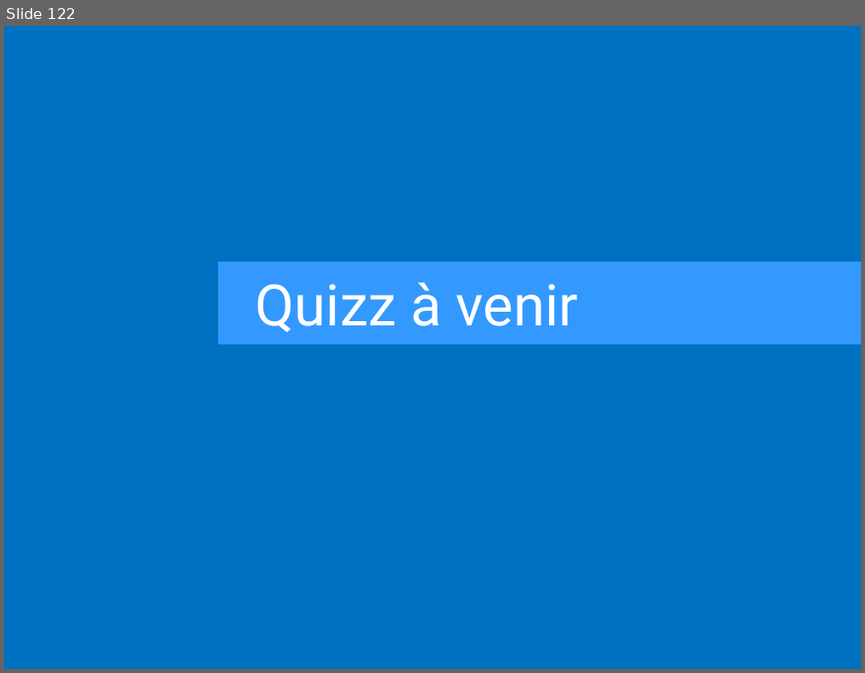
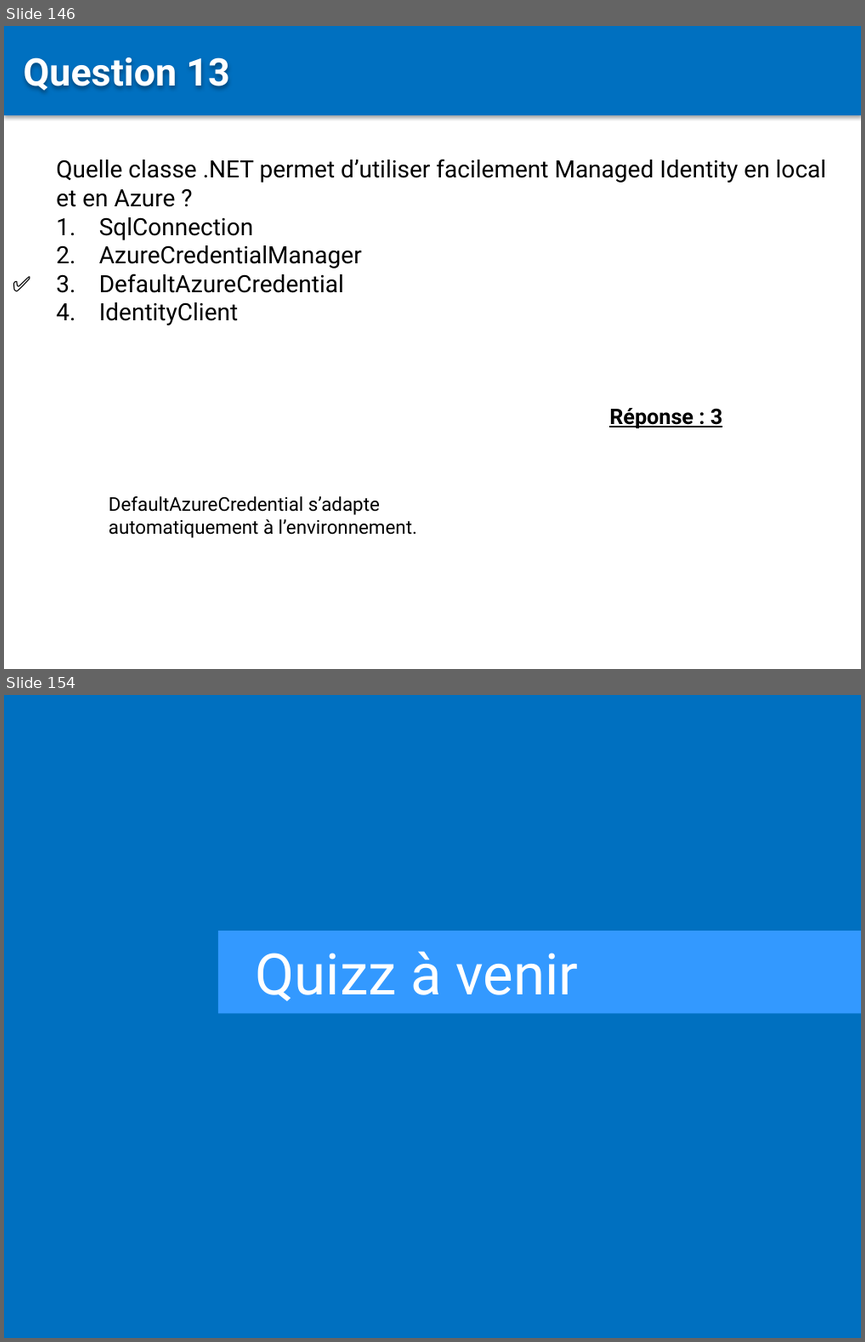
Before and after one commit to Sybaris-Classroom/az-204, a slide deck: Quiz/Quiz.pptx. Shown one above the other, each under a label of ours: slide 122 before the commit, slides 146 and 154 after it; the slides between them are not shown. The pictures are 865x673 and 865x1342 pixels, drawn with LibreOffice and Linux fonts; fonts in the diff are those of the drawing. Boxes give left, top, right and bottom in pixels: in the first picture for what was removed or moved away, otherwise in the second. Text is boxed around its words. In the diff, an @@ line names an element or a change of style, - is before the commit and + after.

```diff
--- a/Quiz/Quiz.pptx
+++ b/Quiz/Quiz.pptx
@@ slide 146 added at (4, 26, 861, 669), background #FFFFFF @@
@@ rectangle added at (4, 26, 861, 115), fill #0070C0 @@
@@ text added at (24, 57, 229, 91), 32 pt, text #FFFFFF, bold @@
+Question 13
@@ text added at (56, 159, 827, 325), 20 pt, text #000000 @@
+Quelle classe .NET permet d’utiliser facilement Managed Identity en local et en Azure ?
+1. SqlConnection
+2. AzureCredentialManager
+3. DefaultAzureCredential
+4. IdentityClient
@@ text added at (4, 267, 56, 301), 18 pt, text #000000, bold @@
+✅
@@ text added at (609, 408, 722, 428), 18 pt, text #000000, bold, underline @@
+Réponse : 3
@@ text added at (109, 496, 417, 538), 16 pt, text #000000 @@
+DefaultAzureCredential s’adapte automatiquement à l’environnement.
@@ what was slide 122 is now slide 154 @@
```
Also in this commit, not shown: 1 slide changed, 32 other slides added, 57 other files.
